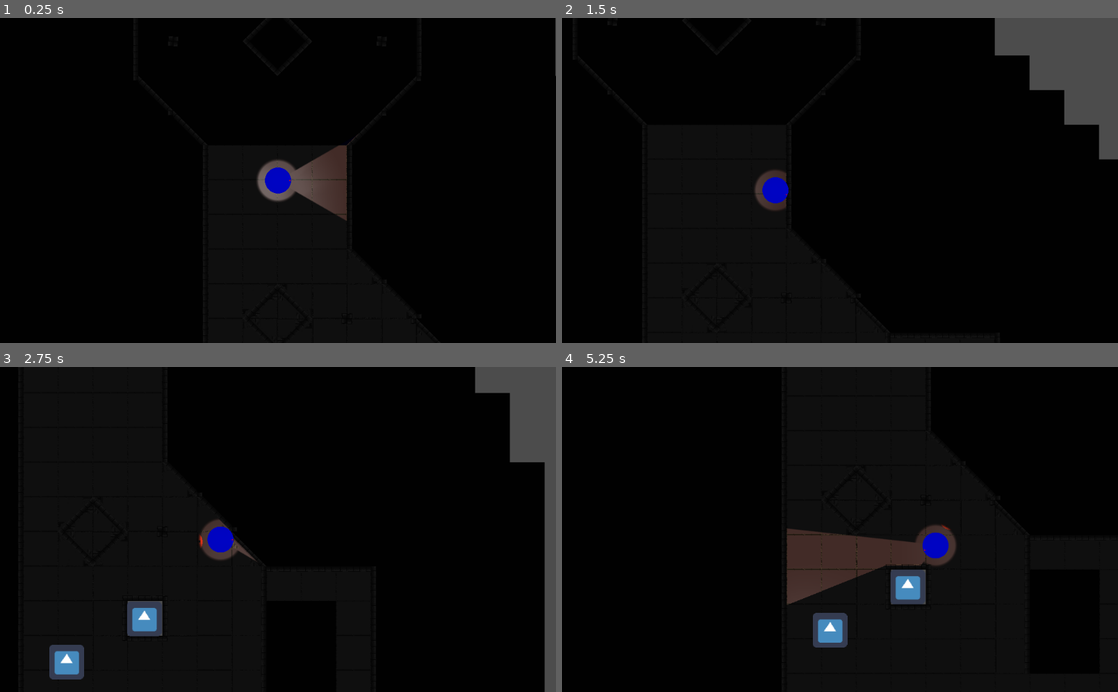
Above: before the commit, frames 1-4 (two rows, left to right).
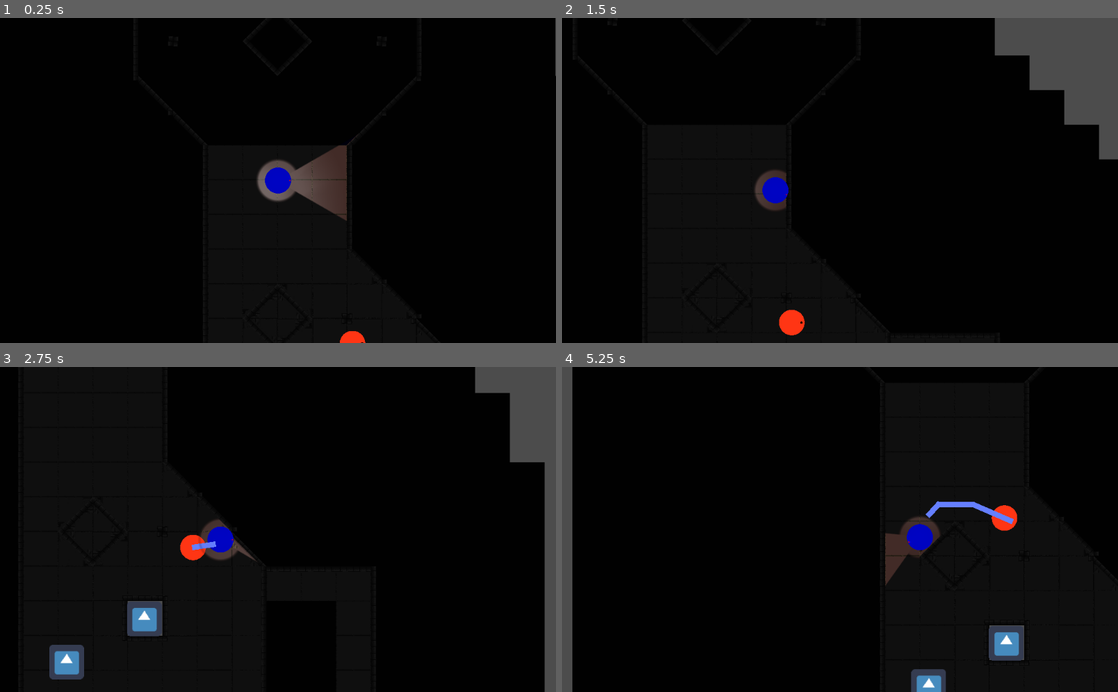
Above: after the commit, the same moments.

Repository: R4nKF1v3/boss
Game: Godot game, scene res://scenes/levels/Test/Test.tscn
The game is run twice, just before and just after one commit, with the same random seed, the same clock (stepped at 60 frames per second) and the same inputs. The project has no main scene, so this scene is started directly. The engine's default icon, where the game draws it, is replaced by a stand-in: a white triangle on a blue panel in a dark square.
Inputs (mouse positions are in pixels of both pictures, inside the frame that each line leads up to):
- Up to frame 1 (0.25 s): no input
- Up to frame 2 (1.5 s): tap Enter at 0.5 s; move the mouse to (962, 164) at 0.52 s; hold Right (move_right) 0.53-1.28 s; hold Shift (run) 0.53-1.28 s; click (962, 164) at 0.67 s; move the mouse to (728, 196) at 1.27 s; hold Down (move_down) from 1.28 s (still down); tap Shift (run) at 1.35 s
- Up to frame 3 (2.75 s): move the mouse to (333, 458) at 2.02 s; release Down (move_down) at 2.03 s; hold Right (move_right) from 2.03 s (still down); hold Shift (run) from 2.03 s (still down)
- Up to frame 4 (5.25 s): move the mouse to (812, 594) at 2.77 s; release Right (move_right) at 2.78 s; release Shift (run) at 2.78 s; hold Up (move_up) 2.78-3.53 s; tap Shift (run) at 2.85, 4.35 s; click (812, 594) at 2.92 s; move the mouse to (1006, 578) at 3.52 s; hold Shift (run) 3.53-4.28 s; hold Left (move_left) 3.53-5.03 s; move the mouse to (673, 480) at 4.27 s; move the mouse to (867, 529) at 5.02 s; hold Down (move_down) from 5.03 s (still down); hold Shift (run) from 5.03 s (still down); click (867, 529) at 5.17 s

The runs differ from the first frame. In frame 1, 0.1% of the frame differs, in the area x 61-66%, y 96-100%; in frame 2, 0.3%; in frame 3, 0.3%; in frame 4, 8.9%, in the area x 0-84%, y 0-100%.

Commit message:
Refactorizado EnemyShadow para utilizar State Machine. Agregado soporte para navegación por Navigation2D

Diff:
--- a/entities/npcs/enemies/shadow/EnemyShadow.gd
+++ b/entities/npcs/enemies/shadow/EnemyShadow.gd
@@ -2,10 +2,11 @@
 
 export (float) var DETECTION_RANGE = 400
 export (float) var FOV = 90
-export (float) var SPEED = 100
 
+var navigation2D : Navigation2D
 var target
-var objective
+
+signal new_path(path)
 
 func _ready():
 	var shape = CircleShape2D.new()
@@ -14,7 +15,7 @@
 	$DetectionArea.connect("body_entered", self, "on_body_entered")
 	$DetectionArea.connect("body_exited", self, "on_body_exited")
 
-func _physics_process(delta):
+func can_see_player() -> bool:
 	if target:
 		var direction_to_node = (target.global_position - global_position).normalized()
 		if abs(rad2deg(Vector2(1,0).rotated(rotation).angle_to(direction_to_node))) < FOV:
@@ -26,21 +27,11 @@
 			var sw = target.global_position + Vector2(-target_extents.x, target_extents.y)
 			for pos in [target.global_position, nw, se, ne, sw]:
 				var result = space_state.intersect_ray(global_position, pos, [self], collision_mask)
-				if result and result.collider == target:
-					objective = target.global_position
-
-	if objective:
-		var direction_to_node = (objective - global_position).normalized()
-		rotation = (objective - global_position).angle()
-		var v = direction_to_node * SPEED
-		move_and_slide(v)
-		if global_position.distance_to(objective) < 1:
-			objective = null
-
-
+				return result and result.collider == target
+	return false
 
 func on_body_entered(body):
-	print("Detected body")
+	print("Body entered")
 	print(body.name)
 	if body.name == "Player":
 		target = body
--- a/entities/npcs/enemies/shadow/EnemyShadow.tscn
+++ b/entities/npcs/enemies/shadow/EnemyShadow.tscn
@@ -1,26 +1,53 @@
-[gd_scene load_steps=6 format=2]
+[gd_scene load_steps=13 format=2]
 
 [ext_resource path="res://entities/npcs/NPC.tscn" type="PackedScene" id=1]
 [ext_resource path="res://entities/npcs/enemies/shadow/EnemyShadow.gd" type="Script" id=2]
-[ext_resource path="res://entities/npcs/enemies/shadow/shadow.png" type="Texture" id=3]
+[ext_resource path="res://entities/npcs/enemies/shadow/ShadowStateMachine.gd" type="Script" id=3]
+[ext_resource path="res://entities/npcs/enemies/shadow/states/Idle.gd" type="Script" id=4]
+[ext_resource path="res://entities/npcs/enemies/shadow/states/Wander.gd" type="Script" id=5]
+[ext_resource path="res://entities/npcs/enemies/shadow/states/Chase.gd" type="Script" id=6]
+[ext_resource path="res://entities/npcs/enemies/shadow/shadow.png" type="Texture" id=7]
 
-[sub_resource type="CanvasItemMaterial" id=2]
-light_mode = 2
+[sub_resource type="CanvasItemMaterial" id=1]
 
-[sub_resource type="CircleShape2D" id=1]
+[sub_resource type="CircleShape2D" id=2]
 radius = 24.0619
+
+[sub_resource type="Animation" id=3]
+resource_name = "chase"
+
+[sub_resource type="Animation" id=4]
+resource_name = "idle"
+
+[sub_resource type="Animation" id=5]
+resource_name = "wander"
 
 [node name="EnemyShadow" instance=ExtResource( 1 )]
 light_mask = 3
-material = SubResource( 2 )
+material = SubResource( 1 )
 collision_mask = 3
 script = ExtResource( 2 )
 
 [node name="StateMachine" parent="." index="0"]
-script = null
+script = ExtResource( 3 )
+
+[node name="Idle" type="Node" parent="StateMachine" index="0"]
+script = ExtResource( 4 )
+
+[node name="BoredomTimer" type="Timer" parent="StateMachine/Idle" index="0"]
+wait_time = 5.0
+one_shot = true
+
+[node name="Wander" type="Node" parent="StateMachine" index="1"]
+script = ExtResource( 5 )
+SPEED = 100.0
+
+[node name="Chase" type="Node" parent="StateMachine" index="2"]
+script = ExtResource( 6 )
+SPEED = 100.0
 
 [node name="CollisionShape2D" parent="." index="1"]
-shape = SubResource( 1 )
+shape = SubResource( 2 )
 
 [node name="Body" type="Sprite" parent="." index="2"]
 light_mask = 2
@@ -28,10 +55,16 @@
 position = Vector2( 0.0960748, 0.200747 )
 rotation = 1.5708
 scale = Vector2( 0.0470483, 0.0470483 )
-texture = ExtResource( 3 )
+texture = ExtResource( 7 )
 
-[node name="DetectionArea" type="Area2D" parent="." index="3"]
+[node name="AnimationPlayer" type="AnimationPlayer" parent="." index="3"]
+anims/chase = SubResource( 3 )
+anims/idle = SubResource( 4 )
+anims/wander = SubResource( 5 )
+
+[node name="DetectionArea" type="Area2D" parent="." index="4"]
 collision_layer = 2
 collision_mask = 2
 
 [node name="CollisionShape2D" type="CollisionShape2D" parent="DetectionArea" index="0"]
+[connection signal="timeout" from="StateMachine/Idle/BoredomTimer" to="StateMachine/Idle" method="_on_Timer_timeout"]
--- /dev/null
+++ b/entities/npcs/enemies/shadow/ShadowStateMachine.gd
@@ -0,0 +1,17 @@
+extends "res://entities/state_machine.gd"
+
+func _ready():
+	states_map = {
+		"idle": $Idle,
+		"wander": $Wander,
+		"chase": $Chase,
+	}
+	START_STATE = $Idle
+
+func _change_state(state_name):
+	"""
+	The base state_machine interface this node extends does most of the work
+	"""
+	if not _active:
+		return
+	._change_state(state_name)
--- /dev/null
+++ b/entities/npcs/enemies/shadow/states/Chase.gd
@@ -0,0 +1,15 @@
+extends "res://entities/npcs/enemies/shadow/states/Motion.gd"
+
+# Initialize the state. E.g. change the animation
+func enter():
+	print("Now chasing")
+	owner.get_node("AnimationPlayer").play("chase")
+
+func update(delta):
+	if owner.can_see_player():
+		objective_path = owner.navigation2D.get_simple_path(owner.global_position, owner.target.global_position)
+		owner.emit_signal("new_path", objective_path)
+	if not objective_path.empty():
+		travel_to_objective(delta)
+	elif objective_path.empty():
+		emit_signal("finished", "idle")
--- /dev/null
+++ b/entities/npcs/enemies/shadow/states/Idle.gd
@@ -0,0 +1,21 @@
+extends "res://entities/npcs/enemies/shadow/states/Motion.gd"
+
+onready var timer = $BoredomTimer
+
+# Initialize the state. E.g. change the animation
+func enter():
+	print("Now Idle")
+	timer.start(randi() % 10 + 8)
+	owner.get_node("AnimationPlayer").play("idle")
+
+# Clean up the state. Reinitialize values like a timer
+func exit():
+	if not timer.is_stopped():
+		timer.stop()
+
+func update(delta):
+	if owner.can_see_player():
+		emit_signal("finished", "chase")
+
+func _on_Timer_timeout():
+	emit_signal("finished", "wander")
--- /dev/null
+++ b/entities/npcs/enemies/shadow/states/Motion.gd
@@ -0,0 +1,26 @@
+extends "res://entities/state.gd"
+
+export (float) var SPEED
+
+var objective_path : = []
+
+func travel_to_objective(delta):
+	var distance = SPEED * delta
+	var start_point = owner.global_position
+	for i in range(objective_path.size()):
+		var distance_to_next = owner.global_position.distance_to(objective_path[0])
+		if distance <= distance_to_next and distance >= 0.0:
+			var direction_to_node = (objective_path[0] - owner.global_position).normalized()
+			owner.rotation = direction_to_node.angle()
+			var v = direction_to_node * SPEED
+			owner.move_and_slide(v)
+			break
+		if distance < 0.0:
+			break
+
+		var direction_to_node = (objective_path[0] - owner.global_position).normalized()
+		owner.rotation = direction_to_node.angle()
+		var v = direction_to_node * SPEED
+		owner.move_and_slide(v)
+		distance -= distance_to_next
+		objective_path.remove(0)
--- /dev/null
+++ b/entities/npcs/enemies/shadow/states/Wander.gd
@@ -0,0 +1,27 @@
+extends "res://entities/npcs/enemies/shadow/states/Motion.gd"
+
+# Initialize the state. E.g. change the animation
+func enter():
+	print("Now wandering")
+	find_valid_path()
+	print("My valid path is:")
+	print(objective_path)
+	owner.get_node("AnimationPlayer").play("wander")
+
+func exit():
+	objective_path = []
+
+func update(delta):
+	if owner.can_see_player():
+		emit_signal("finished", "chase")
+	if not objective_path.empty():
+		travel_to_objective(delta)
+	if objective_path.empty():
+		emit_signal("finished", "idle")
+
+func find_valid_path():
+	while objective_path.empty():
+		randomize()
+		var objective = Vector2(owner.global_position.x + (rand_range(-300, 300)), owner.global_position.y + (rand_range(-300, 300)))
+		objective_path = owner.navigation2D.get_simple_path(owner.global_position, objective)
+	owner.emit_signal("new_path", objective_path)
--- a/entities/player/Player.tscn
+++ b/entities/player/Player.tscn
@@ -9,7 +9,10 @@
 [ext_resource path="res://entities/player/fov-01.png" type="Texture" id=7]
 [ext_resource path="res://entities/player/player_torso.png" type="Texture" id=8]
 
+[sub_resource type="Animation" id=1]
+
 [sub_resource type="Animation" id=2]
+resource_name = "run"
 
 [sub_resource type="Animation" id=3]
 
@@ -27,12 +30,15 @@
 
 [node name="Walk" type="Node" parent="StateMachine" index="1"]
 script = ExtResource( 5 )
+SPEED = 200.0
 
 [node name="Run" type="Node" parent="StateMachine" index="2"]
 script = ExtResource( 6 )
+SPEED = 400.0
 
 [node name="AnimationPlayer" type="AnimationPlayer" parent="." index="1"]
-anims/idle = SubResource( 2 )
+anims/idle = SubResource( 1 )
+anims/run = SubResource( 2 )
 anims/walk = SubResource( 3 )
 
 [node name="CollisionShape2D" parent="." index="2"]
--- a/entities/player/PlayerController.gd
+++ b/entities/player/PlayerController.gd
@@ -1,20 +1,27 @@
 extends KinematicBody2D
 
+# warning-ignore:unused_class_variable
 var look_direction = Vector2(1, 0)
 
 onready var camera_pointer = get_parent().get_node("CameraPointer")
 
+# warning-ignore:unused_argument
 func _physics_process(delta):
 	look_at(camera_pointer.camera_offset.global_position)
 
+# warning-ignore:unused_argument
+# warning-ignore:unused_argument
+# warning-ignore:unused_argument
 func take_damage(attacker, amount, effect=null):
 	"""
 	No utilizado por el momento
+	"""
 	"""
 	if self.is_a_parent_of(attacker):
 		return
 	$States/Stagger.knockback_direction = (attacker.global_position - global_position).normalized()
 	$Health.take_damage(amount, effect)
+	"""
 
 func set_dead(value):
 	"""
--- a/entities/player/Trunk.gd
+++ /dev/null
@@ -1,6 +0,0 @@
-extends Node2D
-
-onready var camera_pointer = owner.get_node("CameraPointer")
-
-func _physics_process(delta):
-	look_at(camera_pointer.global_position)
--- a/entities/player/camera/CameraPointer.tscn
+++ b/entities/player/camera/CameraPointer.tscn
@@ -1,6 +1,6 @@
 [gd_scene load_steps=2 format=2]
 
-[ext_resource path="res://entities/player/CameraPointer.gd" type="Script" id=1]
+[ext_resource path="res://entities/player/camera/CameraPointer.gd" type="Script" id=1]
 
 [node name="CameraPointer" type="Position2D"]
 script = ExtResource( 1 )
--- a/entities/player/states/motion/Motion.gd
+++ b/entities/player/states/motion/Motion.gd
@@ -1,6 +1,5 @@
 extends "res://entities/state.gd"
 
-var speed = 0.0
 var velocity = Vector2()
 
 func handle_input(event):
--- a/entities/player/states/motion/Move.gd
+++ b/entities/player/states/motion/Move.gd
@@ -3,7 +3,6 @@
 export(float) var SPEED
 
 func enter():
-	speed = 0.0
 	velocity = Vector2()
 
 	var input_direction = get_input_direction()
@@ -16,10 +15,10 @@
 	var input_direction = check_state_conditions()
 	update_look_direction(input_direction)
 
-	speed = SPEED
-	var collision_info = move(speed, input_direction)
-	if not collision_info:
-		return
+	move(SPEED, input_direction)
+	#var collision_info = move(speed, input_direction)
+	#if not collision_info:
+	#	return
 #	if speed == MAX_RUN_SPEED and collision_info.collider.is_in_group("environment"):
 #		return null
 
--- a/entities/player/states/motion/Run.gd
+++ b/entities/player/states/motion/Run.gd
@@ -1,7 +1,7 @@
 extends "res://entities/player/states/motion/Move.gd"
 
-func _ready():
-	SPEED = 400
+#func _ready():
+#	SPEED = 400
 
 func enter():
 	owner.camera_pointer.input_enabled = false
--- a/entities/player/states/motion/Walk.gd
+++ b/entities/player/states/motion/Walk.gd
@@ -1,7 +1,7 @@
 extends "res://entities/player/states/motion/Move.gd"
 
-func _ready():
-	SPEED = 200
+#func _ready():
+#	SPEED = 200
 
 func enter():
 	.enter()
--- a/entities/state.gd
+++ b/entities/state.gd
@@ -5,6 +5,7 @@
 """
 extends Node
 
+# warning-ignore:unused_signal
 signal finished(next_state_name)
 
 # Initialize the state. E.g. change the animation
@@ -15,11 +16,14 @@
 func exit():
 	return
 
+# warning-ignore:unused_argument
 func handle_input(event):
 	return
 
+# warning-ignore:unused_argument
 func update(delta):
 	return
 
+# warning-ignore:unused_argument
 func _on_animation_finished(anim_name):
 	return
--- a/project.godot
+++ b/project.godot
@@ -22,7 +22,6 @@
 
 window/size/resizable=false
 window/size/borderless=true
-window/size/fullscreen=true
 
 [input]
 
--- a/scenes/levels/Level.tscn
+++ b/scenes/levels/Level.tscn
@@ -27,6 +27,8 @@
 [node name="Level" type="Node2D"]
 material = SubResource( 2 )
 
+[node name="Navigation2D" type="Navigation2D" parent="."]
+
 [node name="TileMap" type="TileMap" parent="."]
 use_parent_material = true
 tile_set = ExtResource( 1 )
--- /dev/null
+++ b/scenes/levels/Spawns.gd
@@ -0,0 +1,7 @@
+extends Node2D
+
+func _ready():
+	var children = get_children()
+	for child in children:
+		if child.name != "PlayerContainer":
+			child.navigation2D = owner.get_node("Navigation2D")
--- /dev/null
+++ b/scenes/levels/Test/Line2D.gd
@@ -0,0 +1,4 @@
+extends Line2D
+
+func _on_EnemyShadow_new_path(path):
+	points = path
--- a/scenes/levels/Test/PathfindTest.tscn
+++ b/scenes/levels/Test/PathfindTest.tscn
@@ -6,9 +6,9 @@
 [ext_resource path="res://scenes/levels/Test/Character.gd" type="Script" id=4]
 
 [sub_resource type="NavigationPolygon" id=1]
-vertices = PoolVector2Array( 286.127, 136.57, 454.729, 122.724, 516.631, 124.353, 566.404, 212.338, 474.665, 212.338, 285.312, 196.844, 566.404, 478.981, 1021.61, 599.506, -0.53656, 601.176, 472.951, 479.839, 1023.28, 1.58261, 515.817, 64.0794, -0.53656, 3.25278, 222.595, 196.844, 455.544, 63.2649, 223.41, 135.756 )
-polygons = [ PoolIntArray( 0, 1, 2, 3, 4, 5 ), PoolIntArray( 6, 7, 8, 9 ), PoolIntArray( 10, 7, 6, 3 ), PoolIntArray( 10, 3, 2, 11 ), PoolIntArray( 9, 8, 12, 13 ), PoolIntArray( 12, 10, 11, 14 ), PoolIntArray( 5, 4, 9, 13 ), PoolIntArray( 12, 14, 1, 0, 15 ), PoolIntArray( 12, 15, 13 ) ]
-outlines = [ PoolVector2Array( -0.53656, 3.25278, 1023.28, 1.58261, 1021.61, 599.506, -0.53656, 601.176 ), PoolVector2Array( …(257 unchanged characters)…
+vertices = PoolVector2Array( 286.127, 136.57, 454.729, 122.724, 516.631, 124.353, 566.404, 212.338, 474.665, 212.338, 285.312, 196.844, 566.404, 478.981, 817.015, 600.757, -0.53656, 601.176, 472.951, 479.839, 809.065, 1.85123, 515.817, 64.0794, -0.53656, 3.25278, 455.544, 63.2649, 222.595, 196.844, 223.41, 135.756 )
+polygons = [ PoolIntArray( 0, 1, 2, 3, 4, 5 ), PoolIntArray( 6, 7, 8, 9 ), PoolIntArray( 10, 7, 6, 3 ), PoolIntArray( 10, 3, 2, 11 ), PoolIntArray( 12, 10, 11, 13 ), PoolIntArray( 9, 8, 12, 14 ), PoolIntArray( 5, 4, 9, 14 ), PoolIntArray( 12, 13, 1, 0, 15 ), PoolIntArray( 12, 15, 14 ) ]
+outlines = [ PoolVector2Array( -0.53656, 3.25278, 809.065, 1.85123, 817.015, 600.757, -0.53656, 601.176 ), PoolVector2Array( …(257 unchanged characters)…
 
 [node name="PathfindTest" type="Node"]
 script = ExtResource( 1 )
@@ -41,3 +41,4 @@
 script = ExtResource( 4 )
 
 [node name="Line2D" type="Line2D" parent="."]
+texture_mode = 1075314688
--- /dev/null
+++ b/scenes/levels/Test/Spawns.gd
@@ -0,0 +1,4 @@
+extends Node2D
+
+func _ready():
+	$EnemyShadow.navigation2D = owner.get_node("Navigation2D")
--- /dev/null
+++ b/scenes/levels/Test/Test.gd
@@ -0,0 +1,4 @@
+extends Node2D
+
+func _ready():
+	$Spawns/EnemyShadow.navigation2D = $Navigation2D
--- a/scenes/levels/Test/Test.tscn
+++ b/scenes/levels/Test/Test.tscn
@@ -1,73 +1,88 @@
-[gd_scene load_steps=9 format=2]
+[gd_scene load_steps=12 format=2]
 
 [ext_resource path="res://scenes/levels/Level.tscn" type="PackedScene" id=1]
-[ext_resource path="res://icon.png" type="Texture" id=2]
-[ext_resource path="res://resources/props/lights/testlight/light.png" type="Texture" id=3]
-[ext_resource path="res://entities/player/PlayerContainer.tscn" type="PackedScene" id=4]
-[ext_resource path="res://entities/npcs/enemies/shadow/EnemyShadow.tscn" type="PackedScene" id=5]
-[ext_resource path="res://resources/placeholders/spawns/PlayerSpawn.tscn" type="PackedScene" id=6]
+[ext_resource path="res://scenes/levels/Test/Test.gd" type="Script" id=2]
+[ext_resource path="res://icon.png" type="Texture" id=3]
+[ext_resource path="res://resources/props/lights/testlight/light.png" type="Texture" id=4]
+[ext_resource path="res://entities/player/PlayerContainer.tscn" type="PackedScene" id=5]
+[ext_resource path="res://entities/npcs/enemies/shadow/EnemyShadow.tscn" type="PackedScene" id=6]
+[ext_resource path="res://scenes/levels/Test/Line2D.gd" type="Script" id=7]
+[ext_resource path="res://resources/placeholders/spawns/PlayerSpawn.tscn" type="PackedScene" id=8]
 
-[sub_resource type="CanvasItemMaterial" id=1]
-light_mode = 2
+[sub_resource type="NavigationPolygon" id=1]
+vertices = PoolVector2Array( 603.754, 538.965, 611.317, 538.335, 673.081, 543.377, 795.979, 593.797, 668.039, 607.032, 549.553, 608.923, 540.099, 604.511, 796.697, 849.549, 673.712, 736.233, 972.524, 630.448, 856.547, 630.1, 858.447, 609.2, 999.046, 611.1, 969.596, 849.549, 1000.95, 991.099, 969.816, 968.884, 969.596, 891.349, 601.864, 486.655, 610.057, 486.025, 668.447, 993.949, 668.447, 968.299, 852.747, 866.649, 408.148, 860.949, 544.511, 736.863, 546.402, 416.697, 406.109, 191.929, 603.848, 192.152, 609.426, 400.311, 481.486, 604.511, 666.779, 485.394, 482.117, 416.067, 422.243, 481.613, 421.613, 526.36 )
+polygons = [ PoolIntArray( 0, 1, 2, 3, 4, 5, 6 ), PoolIntArray( 3, 7, 8, 4 ), PoolIntArray( 9, 10, 11, 12 ), PoolIntArray( 13, 9, 12, 14, 15, 16 ), PoolIntArray( 1, 0, 17, 18 ), PoolIntArray( 14, 19, 20, 15 ), PoolIntArray( 13, 16, 21, 7 ), PoolIntArray( 7, 21, 22 ), PoolIntArray( 8, 7, 22, 23 ), PoolIntArray( 17, 24, 25, 26, 27, 18 ), PoolIntArray( 28, 6, 5, 23, 22 ), PoolIntArray( 3, 2, 29 ), PoolIntArray( 27, 3, 29 ), PoolIntArray( 27, 29, 18 ), PoolIntArray( 25, 24, 30 ), PoolIntArray( 25, 30, 31 ), PoolIntArray( 22, 25, 31, 32 ), PoolIntArray( 22, 32, 28 ) ]
+outlines = [ PoolVector2Array( 406.109, 191.929, 603.848, 192.152, 609.426, 400.311, 795.979, 593.797, 796.697, 849.549, 969.596, 849.549, 972.524, 630.448, 856.547, 630.1, 858.447, 609.2, 999.046, 611.1, 1000.95, 991.099, 668.447, 993.949, 668.447, 968.299, 969.816, 968.884, 969.596, 891.349, 852.747, 866.649, 408.148, 860.949 ), PoolVector2Array( 482.117, 416.067, 546.402, 416.697, 601.864, 486.655, 603.754, 538.965, 540.099, 604.511, 481.486, 604.511, 421.613, 526.36, 422.243, 481.613 ), PoolVector2Array( 610.057, 486.025, 666.779, 485.394, 673.081, 543.377, 611.317, 538.335 ), PoolVector2Array( 549.553, 608.923, 668.039, 607.032, 673.712, 736.233, 544.511, 736.863 ) ]
 
 [sub_resource type="CanvasItemMaterial" id=2]
 light_mode = 2
 
+[sub_resource type="CanvasItemMaterial" id=3]
+light_mode = 2
+
 [node name="Test" index="0" instance=ExtResource( 1 )]
+script = ExtResource( 2 )
 
 [node name="CanvasModulate" type="CanvasModulate" parent="." index="0"]
 
-[node name="TileMap" parent="." index="1"]
+[node name="NavigationPolygonInstance" type="NavigationPolygonInstance" parent="Navigation2D" index="0"]
+navpoly = SubResource( 1 )
+
+[node name="TileMap" parent="." index="2"]
 tile_data = PoolIntArray( -524288, 1, 0, -524287, 1, 0, -524286, 1, 0, -524285, 1, 0, -524284, 1, 0, -524283, 1, 0, -52 …(8174 unchanged characters)…
 
 [node name="Sprite" type="Sprite" parent="Props" index="0"]
 use_parent_material = true
 position = Vector2( 606.996, 672.44 )
-texture = ExtResource( 2 )
+texture = ExtResource( 3 )
 
 [node name="Sprite3" type="Sprite" parent="Props" index="1"]
 use_parent_material = true
 position = Vector2( 463.976, 752.205 )
-texture = ExtResource( 2 )
+texture = ExtResource( 3 )
 
 [node name="Sprite2" type="Sprite" parent="Props" index="2"]
 modulate = Color( 1, 1, 1, 0.113725 )
-material = SubResource( 1 )
+material = SubResource( 2 )
 position = Vector2( 436.697, 813.465 )
 scale = Vector2( 0.358338, 0.358338 )
-texture = ExtResource( 3 )
+texture = ExtResource( 4 )
 
 [node name="Sprite4" type="Sprite" parent="Props" index="3"]
 modulate = Color( 1, 1, 1, 0.113725 )
-material = SubResource( 1 )
+material = SubResource( 2 )
 position = Vector2( 779.893, 604.094 )
 scale = Vector2( 0.358338, 0.358338 )
-texture = ExtResource( 3 )
+texture = ExtResource( 4 )
 
 [node name="Sprite5" type="Sprite" parent="Props" index="4"]
 modulate = Color( 0.788235, 0.788235, 0.788235, 0.478431 )
-material = SubResource( 2 )
+material = SubResource( 3 )
 position = Vector2( 467.716, 301.189 )
 scale = Vector2( 0.358338, 0.358338 )
-texture = ExtResource( 3 )
+texture = ExtResource( 4 )
 
 [node name="Light2D" type="Light2D" parent="Props" index="5"]
 visible = false
 position = Vector2( 722.127, 633.835 )
 scale = Vector2( 0.294645, 0.291467 )
-texture = ExtResource( 3 )
+texture = ExtResource( 4 )
 shadow_enabled = true
 
-[node name="PlayerContainer" parent="Spawns" index="0" instance=ExtResource( 4 )]
+[node name="PlayerContainer" parent="Spawns" index="0" instance=ExtResource( 5 )]
 position = Vector2( 513.267, 256.634 )
 
-[node name="EnemyShadow" parent="Spawns" index="1" instance=ExtResource( 5 )]
+[node name="EnemyShadow" parent="Spawns" index="1" instance=ExtResource( 6 )]
 position = Vector2( 650.337, 557.481 )
-collision_layer = 2
 
-[node name="Notes" parent="." index="4"]
+[node name="Line2D" type="Line2D" parent="Spawns" index="2"]
+texture_mode = 1075314688
+script = ExtResource( 7 )
+
+[node name="Notes" parent="." index="5"]
 visible = false
 
-[node name="PlayerSpawn" parent="Notes" index="0" instance=ExtResource( 6 )]
+[node name="PlayerSpawn" parent="Notes" index="0" instance=ExtResource( 8 )]
 use_parent_material = true
 position = Vector2( 676.041, 548.219 )
+[connection signal="new_path" from="Spawns/EnemyShadow" to="Spawns/Line2D" method="_on_EnemyShadow_new_path"]
Not shown: 1 places in entities/player/Player.tscn that only renumber resources
Renamed: entities/player/CameraPointer.gd -> entities/player/camera/CameraPointer.gd
